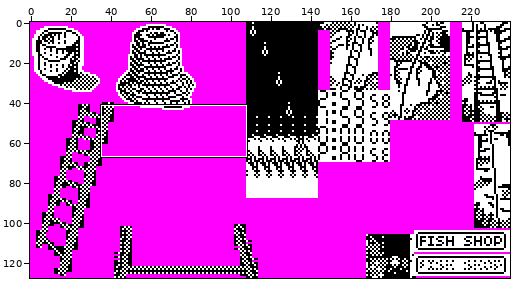
Edited in one commit: sprite sheet (data/masked_items.png). The first picture is a wide view before the edit; the outline marks the close-up.
Close-up. Earlier state:
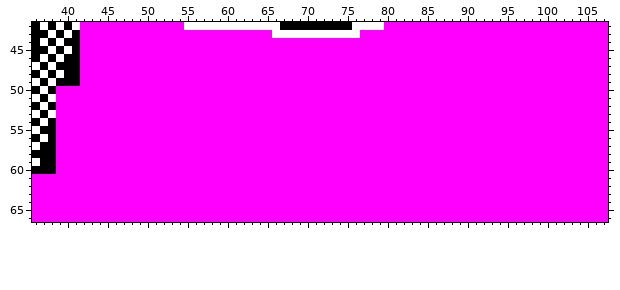
The file is 240x128 pixels. Colours within 5 levels of each other are drawn and written as one. Shown: x 36..107, y 42..66.
After:
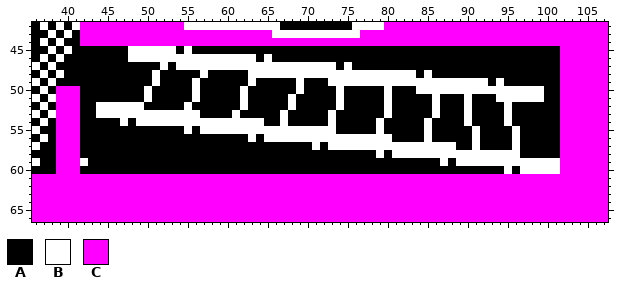
Palette (. is transparent): A #000000  B #ffffff  C #ff00ff
Diff:
y 45: x 42..101 CCCCCCCCCCCCCCCCCCCCCCCCCCCCCCCCCCCCCCCCCCCCCCCCCCCCCCCCCCCC -> AAAAAABBBBBBABAAAAAAAAAAAAAAAAAAAAAAAAAAAAAAAAAAAAAAAAAAAAAA
y 46: x 42..101 CCCCCCCCCCCCCCCCCCCCCCCCCCCCCCCCCCCCCCCCCCCCCCCCCCCCCCCCCCCC -> AAAAAABBBBBBBBBBBBBBBBABAAAAAAAAAAAAAAAAAAAAAAAAAAAAAAAAAAAA
y 47: x 42..101 CCCCCCCCCCCCCCCCCCCCCCCCCCCCCCCCCCCCCCCCCCCCCCCCCCCCCCCCCCCC -> AAAAAAAAAABABBBBBBBBBBBBBBBBBBBBABAAAAAAAAAAAAAAAAAAAAAAAAAA
y 48: x 42..101 CCCCCCCCCCCCCCCCCCCCCCCCCCCCCCCCCCCCCCCCCCCCCCCCCCCCCCCCCCCC -> AAAAAAAAABAAAAABAAAAABBBBBBBBBBBBBBBBBBBBBABAAAAAAAAAAAAAAAA
y 49: x 42..101 CCCCCCCCCCCCCCCCCCCCCCCCCCCCCCCCCCCCCCCCCCCCCCCCCCCCCCCCCCCC -> AAAAAAAAABAAAABAAAAAABAAAAABAAABBBBBBBBBBBBBBBBBBBBABAAAAAAA
y 50: x 42..101 CCCCCCCCCCCCCCCCCCCCCCCCCCCCCCCCCCCCCCCCCCCCCCCCCCCCCCCCCCCC -> AAAAAAAABAAAAABAAAAABAAAAAABAAAABAAAAABAAABBBBBBBBBBBBBBBBAA
y 51: x 42..101 CCCCCCCCCCCCCCCCCCCCCCCCCCCCCCCCCCCCCCCCCCCCCCCCCCCCCCCCCCCC -> AAAAAAAABAAAAABAAAAABAAAAABAAAAABAAAAABAAAAABAAABAAABBBBBBAA
y 52: x 42..101 CCCCCCCCCCCCCCCCCCCCCCCCCCCCCCCCCCCCCCCCCCCCCCCCCCCCCCCCCCCC -> AABBBBBBAAAAABAAAAAABAAAAABAAAAABAAAAABAAAAABAAABAAAABAAAAAA
y 53: x 42..101 CCCCCCCCCCCCCCCCCCCCCCCCCCCCCCCCCCCCCCCCCCCCCCCCCCCCCCCCCCCC -> AABBBBBBBBBBBBBAAAABAAAAABAAAAABAAAAAABAAAAABAAABAAAABAAAAAA
y 54: x 42..101 CCCCCCCCCCCCCCCCCCCCCCCCCCCCCCCCCCCCCCCCCCCCCCCCCCCCCCCCCCCC -> AAAAABABBBBBBBBBBBBBBBBAABAAAAABAAAAABAAAAABAAAABAAAABAAAAAA
y 55: x 42..101 CCCCCCCCCCCCCCCCCCCCCCCCCCCCCCCCCCCCCCCCCCCCCCCCCCCCCCCCCCCC -> AAAAAAAAAAAAABABBBBBBBBBBBBBBBBBAAAAABAAAAABAAAAABAAAABAAAAA
y 56: x 42..101 CCCCCCCCCCCCCCCCCCCCCCCCCCCCCCCCCCCCCCCCCCCCCCCCCCCCCCCCCCCC -> AAAAAAAAAAAAAAAAAAAAABABBBBBBBBBBBBBBBBAAAABAAAAABAAAABAAAAA
y 57: x 42..101 CCCCCCCCCCCCCCCCCCCCCCCCCCCCCCCCCCCCCCCCCCCCCCCCCCCCCCCCCCCC -> AAAAAAAAAAAAAAAAAAAAAAAAAAAAABABBBBBBBBBBBBBBBBAABAAAABAAAAA
y 58: x 42..101 CCCCCCCCCCCCCCCCCCCCCCCCCCCCCCCCCCCCCCCCCCCCCCCCCCCCCCCCCCCC -> AAAAAAAAAAAAAAAAAAAAAAAAAAAAAAAAAAAAABABBBBBBBBBBBBBBBBAAAAA
y 59: x 42..101 CCCCCCCCCCCCCCCCCCCCCCCCCCCCCCCCCCCCCCCCCCCCCCCCCCCCCCCCCCCC -> BAAAAAAAAAAAAAAAAAAAAAAAAAAAAAAAAAAAAAAAAAAAABABBBBBBBBBBBBB
y 60: x 42..101 CCCCCCCCCCCCCCCCCCCCCCCCCCCCCCCCCCCCCCCCCCCCCCCCCCCCCCCCCCCC -> AAAAAAAAAAAAAAAAAAAAAAAAAAAAAAAAAAAAAAAAAAAAAAAAAAAAABABBBBB
Where, in picture pixels (left, top, right, bottom), the same in both close-ups:
changed: (80, 46, 560, 174)
